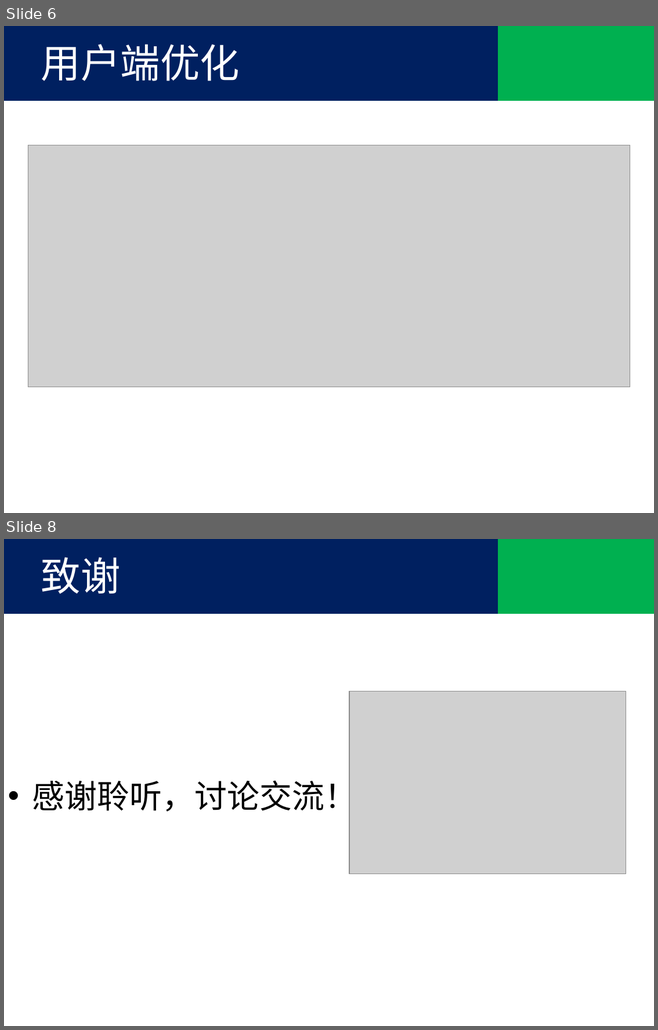
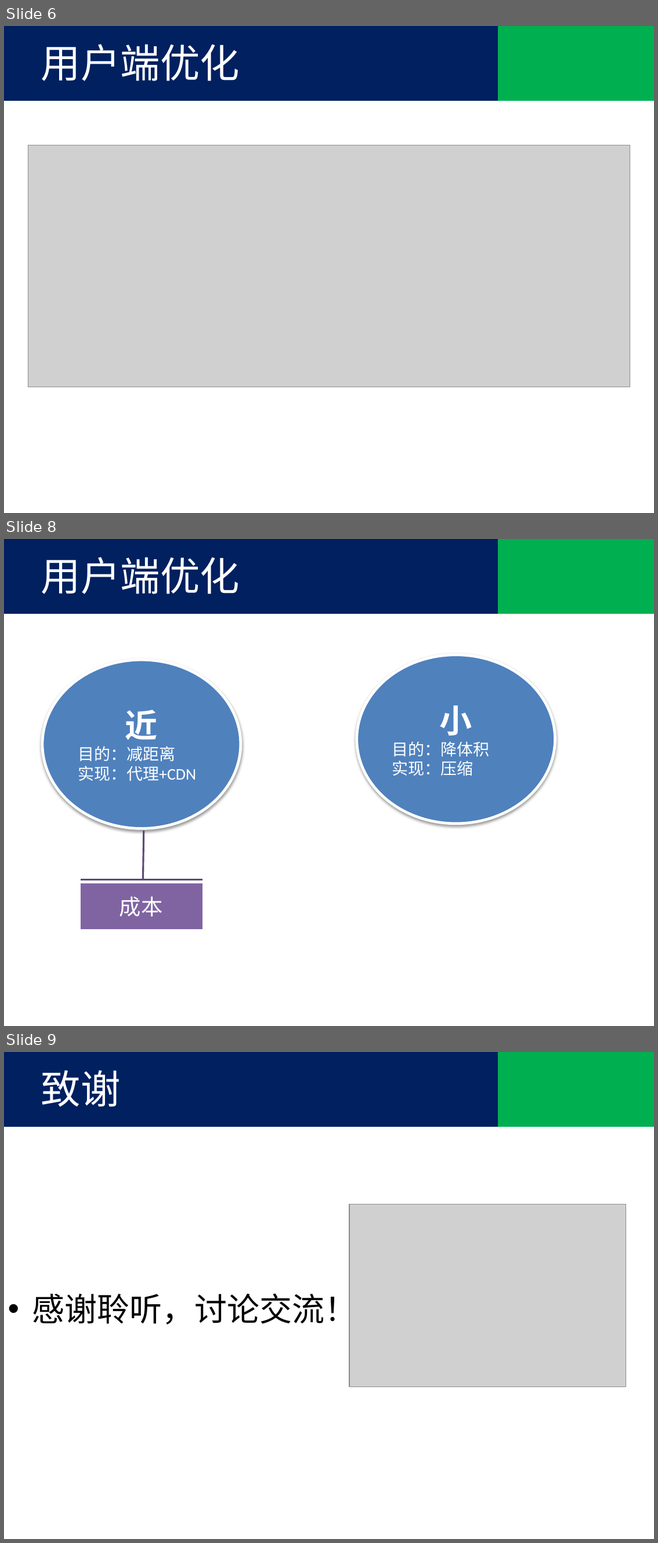
Before and after one commit to tjx222/javatrain, a slide deck: 前端优化.pptx. Shown one above the other, each under a label of ours: slides 6 and 8 before the commit, slides 6, 8 and 9 after it; the slides between them are not shown. The pictures are 658x1030 and 658x1543 pixels, drawn with LibreOffice and Linux fonts; fonts in the diff are those of the drawing; grey boxes stand for pictures; background and template pictures are left out. Boxes give left, top, right and bottom in pixels: in the first picture for what was removed or moved away, otherwise in the second. Text is boxed around its words. In the diff, an @@ line names an element or a change of style, - is before the commit and + after.

```diff
--- a/前端优化.pptx
+++ b/前端优化.pptx
@@ slide 8 added at box(4, 539, 654, 1026), background #FFFFFF @@
@@ rectangle added at box(4, 539, 498, 614), fill #002060 @@
@@ rectangle added at box(498, 539, 654, 614), fill #00B050 @@
@@ text added at box(41, 557, 239, 594), 44 pt, text #FFFFFF @@
+用户端优化
@@ ellipse added at box(42, 660, 241, 829), fill #4F81BD, outline #FFFFFF 3 pt, 18 pt, text #FFFFFF @@
+近
+目的：减距离
+实现：代理+CDN
@@ ellipse added at box(357, 654, 555, 824), fill #4F81BD, outline #FFFFFF 3 pt, 18 pt, text #FFFFFF @@
+小
+目的：降体积
+实现：压缩
@@ accent callout added at box(81, 884, 202, 930), fill #8064A2, outline #5F4A78 2 pt @@
@@ text added at box(504, 874, 605, 906), 24 pt, text #FFFFFF @@
+缓存更新
@@ text added at box(119, 896, 163, 917), 24 pt, text #FFFFFF @@
+成本
@@ what was slide 8 is now slide 9 @@
```
Also in this commit, not shown: 1 slide changed.
